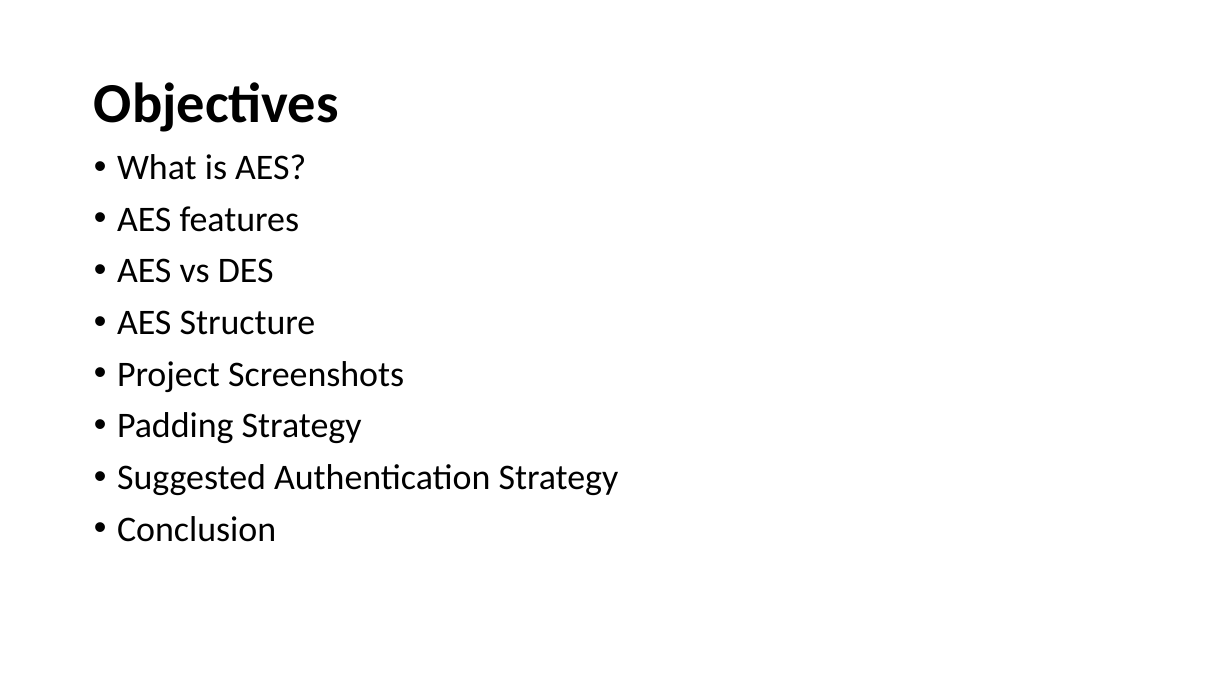
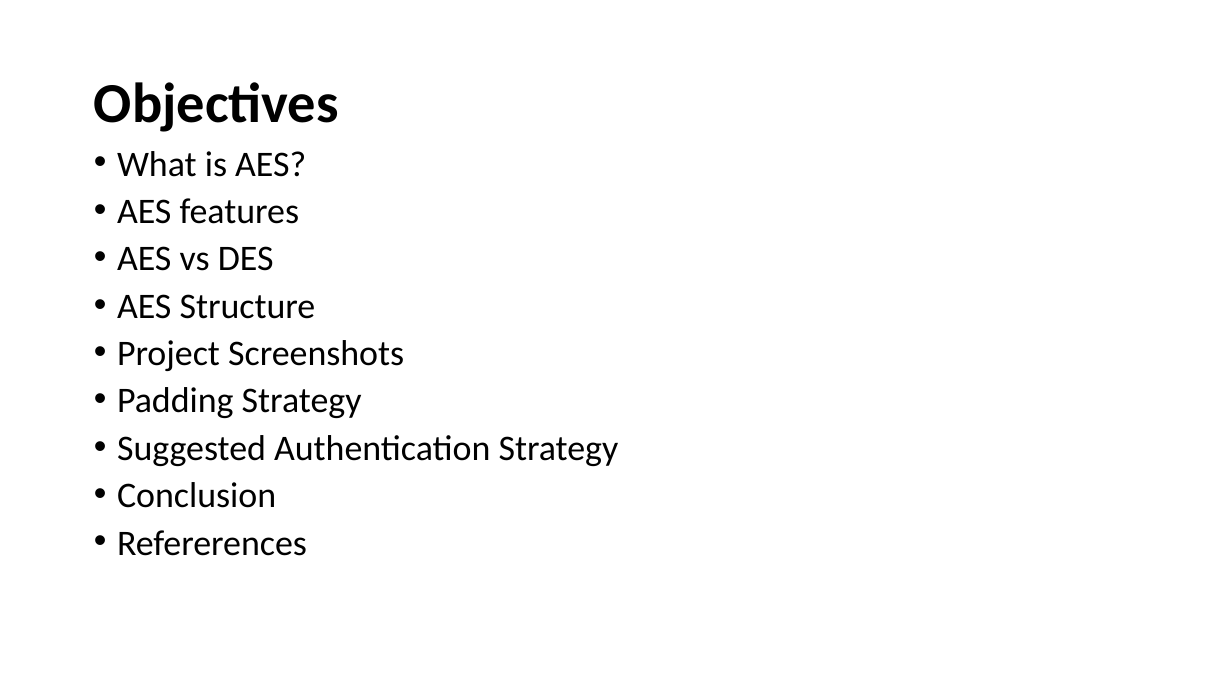
Before and after one commit to himajakethiri/securityalgorithm, a slide deck: slide 2 of Final Project/Advanced Encryption Standard(AES).pptx. Drawn at 1232x693 pixels with LibreOffice and Linux fonts; fonts in the diff are those of the drawing. Boxes give left, top, right and bottom in pixels: in the first picture for what was removed or moved away, otherwise in the second. Text is boxed around its words. In the diff, an @@ line names an element or a change of style, - is before the commit and + after.

Commit message:
Final project updated

```diff
--- a/Final Project/Advanced Encryption Standard(AES).pptx
+++ b/Final Project/Advanced Encryption Standard(AES).pptx
@@ text at (x1=117, y1=151, x2=619, y2=508): line spacing 0.9 to 0.8 @@
@@ text at (x1=117, y1=530, x2=307, y2=556): paragraph added @@
+• Refererences
```
Also in this commit, not shown: 1 other slide changed, 1 slide added.
